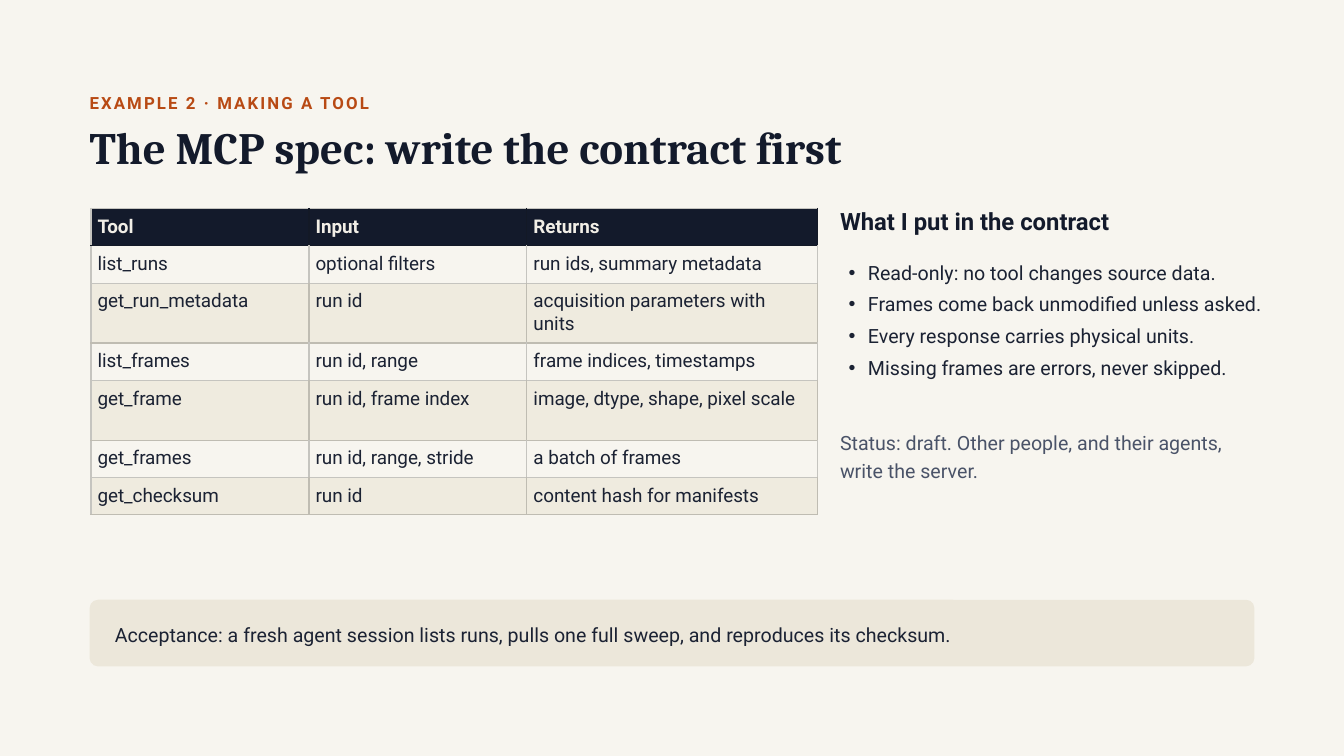
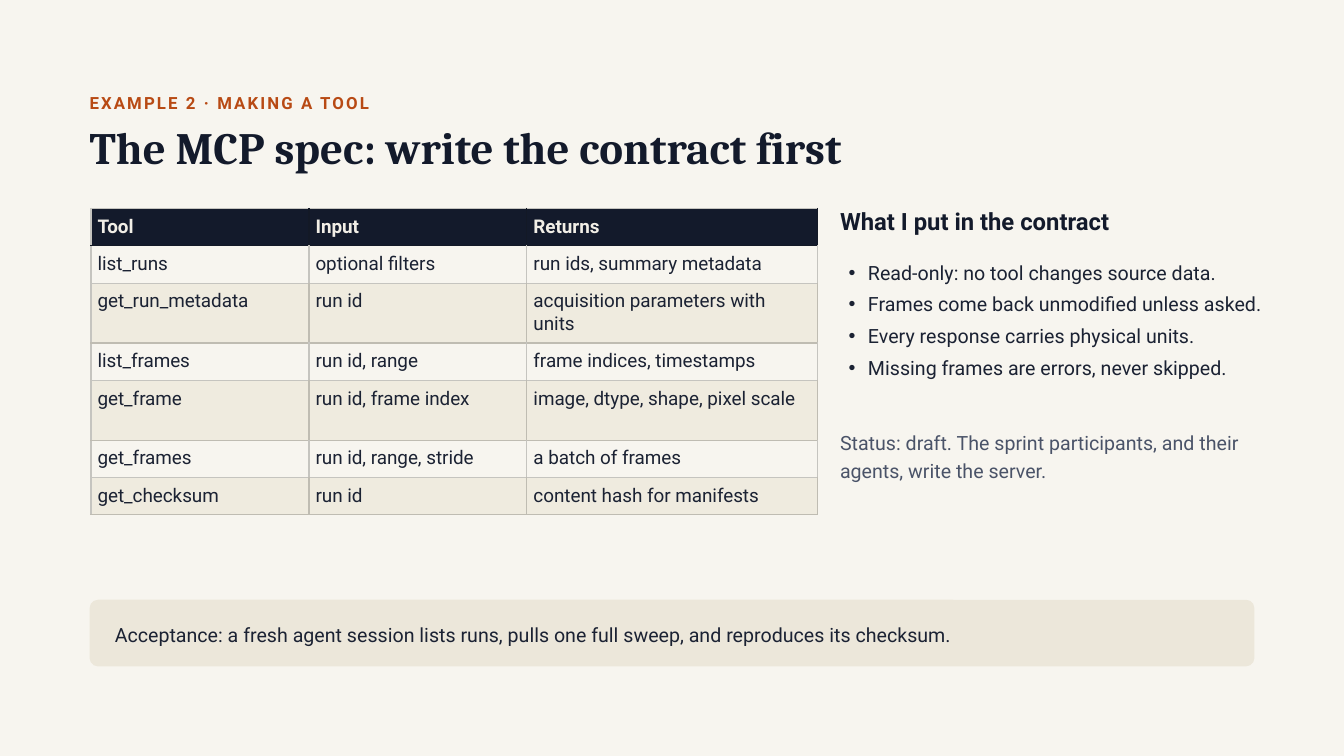
Before and after one commit to annacgilbert/TEMPEST-model-bake-off, a slide deck: slide 6 of shared/presentations/AI_agent_tutorial.pptx. Drawn at 1344x756 pixels with LibreOffice and Linux fonts; fonts in the diff are those of the drawing. Boxes give left, top, right and bottom in pixels: in the first picture for what was removed or moved away, otherwise in the second. Text is boxed around its words. In the diff, an @@ line names an element or a change of style, - is before the commit and + after.

```diff
--- a/shared/presentations/AI_agent_tutorial.pptx
+++ b/shared/presentations/AI_agent_tutorial.pptx
@@ text at [840,435,1238,482]: text changed @@
-Status: draft. Other people, and their agents, write the server.
+Status: draft. The sprint participants, and their agents, write the server.
```
Also in this commit, not shown: 8 other slides changed, 5 other files.
